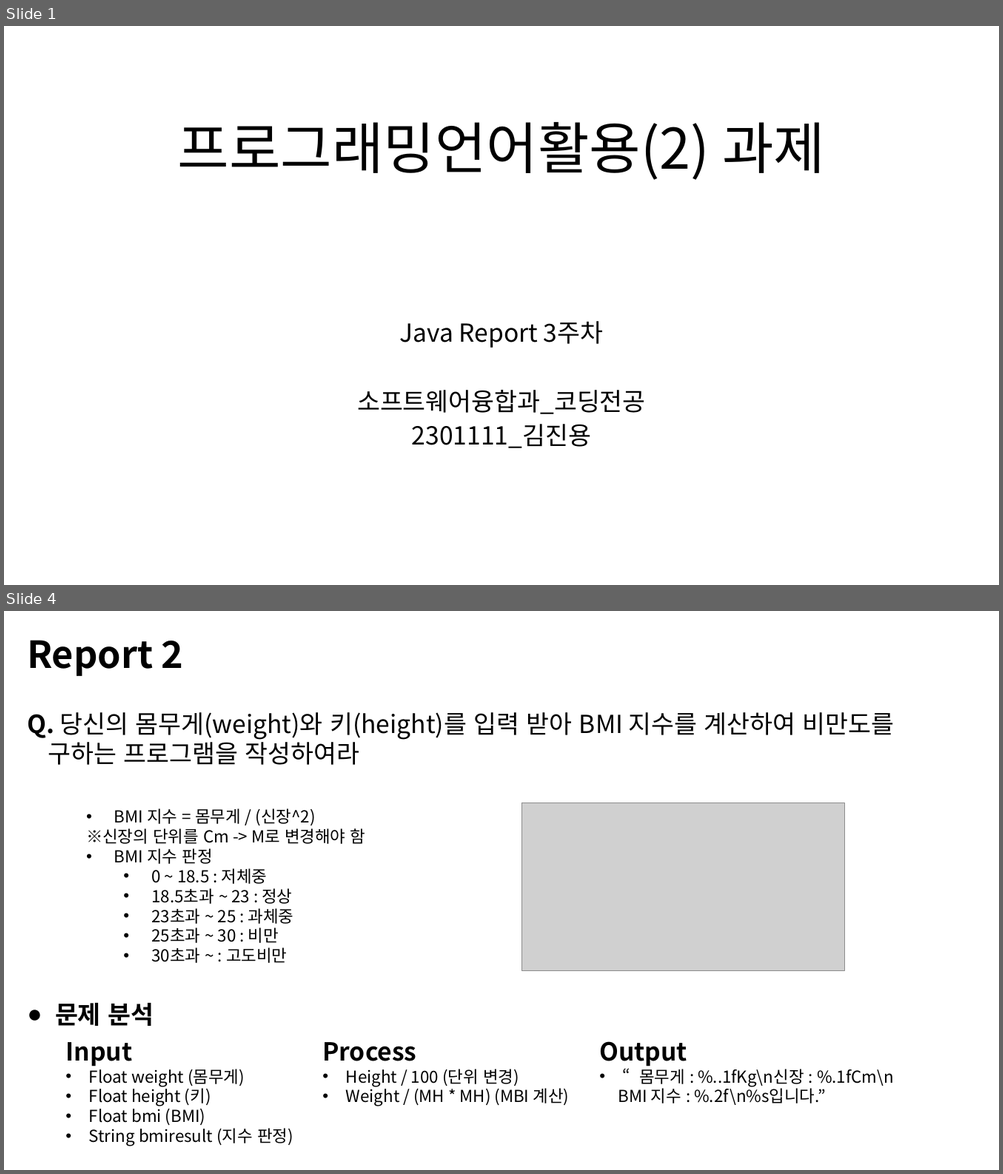
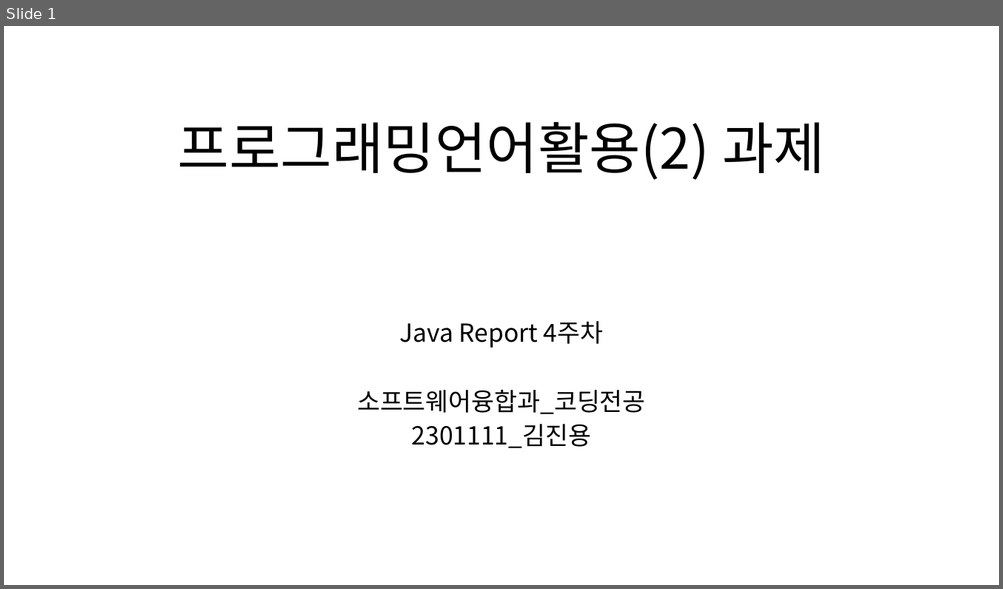
Before and after one commit to MDR-Evan/KBU-ProgrammingLanguageUtilization2, a slide deck: KBU Java 2/Report/R_Week4/4차-김진용-2301111.pptx. Shown one above the other, each under a label of ours: slides 1 and 4 before the commit, slide 1 after it; the slides between them are not shown. The pictures are 1003x1174 and 1003x589 pixels, drawn with LibreOffice and Linux fonts; fonts in the diff are those of the drawing; grey boxes stand for pictures. Boxes give left, top, right and bottom in pixels: in the first picture for what was removed or moved away, otherwise in the second. Text is boxed around its words. In the diff, an @@ line names an element or a change of style, - is before the commit and + after.

```diff
--- a/KBU Java 2/Report/R_Week4/4차-김진용-2301111.pptx
+++ b/KBU Java 2/Report/R_Week4/4차-김진용-2301111.pptx
@@ slide 4 removed at [4,611,999,1170], background #FFFFFF @@
@@ text removed at [27,640,184,676] @@
-Report 2
@@ text removed at [27,712,894,765] @@
-Q. 당신의 몸무게(weight)와 키(height)를 입력 받아 BMI 지수를 계산하여 비만도를
-구하는 프로그램을 작성하여라
@@ text removed at [86,809,366,963] @@
-• BMI 지수 = 몸무게 / (신장^2)
-※신장의 단위를 Cm -> M로 변경해야 함
-• BMI 지수 판정
-  • 0 ~ 18.5 : 저체중
-  • 18.5초과 ~ 23 : 정상
-  • 23초과 ~ 25 : 과체중
-  • 25초과 ~ 30 : 비만
-  • 30초과 ~ : 고도비만
@@ picture removed at [522,803,844,971] @@
@@ text removed at [55,1003,153,1026] @@
-● 문제 분석
@@ text removed at [65,1042,293,1147] @@
-Input
-• Float weight (몸무게)
-• Float height (키)
-• Float bmi (BMI)
-• String bmiresult (지수 판정)
@@ text removed at [322,1042,569,1107] @@
-Process
-• Height / 100 (단위 변경)
-• Weight / (MH * MH) (MBI 계산)
@@ text removed at [599,1042,893,1105] @@
-Output
-• “몸무게 : %..1fKg\n신장 : %.1fCm\n
-BMI 지수 : %.2f\n%s입니다.”
@@ slide 1 changed as well @@
@@ subtitle at [400,321,603,348]: text changed @@
-Java Report 3주차
+Java Report 4주차
```
Also in this commit, not shown: 4 slides added, 6 other slides removed, 1 other file.
